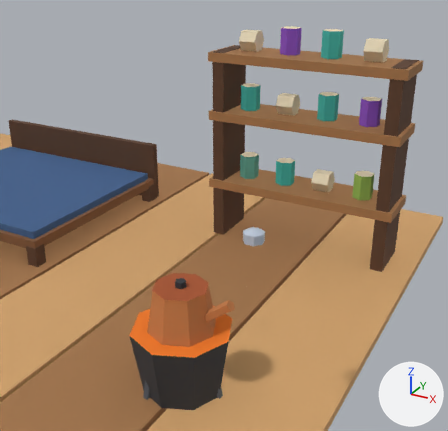
Two versions of the glTF model raccoon/export/bld_infirmary_2x2.glb, one commit apart.
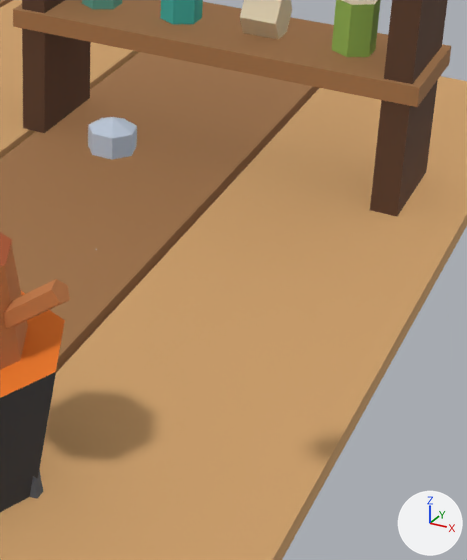
Each version is shown from a 50 mm lens placed at (1.162, -0.475, 0.616), pointed at (0.818, 0.149, 0.304), then close up on the part from 45% to 92% of the width and 41% to 99% of the height. The axes (+X, +Y, +Z) are drawn at lower right. The lights are the same throughout. The last two pictures show the newer version. Where no turn or scale is listed for an object, it has been applied to the vertices. Vertices at exactly the same position are counted once.

Objects in the first close-up: 'bld_infirmary_2x2', 'pr_steam_1' and 1 more.
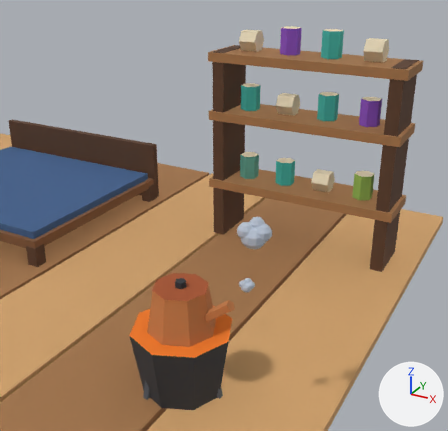
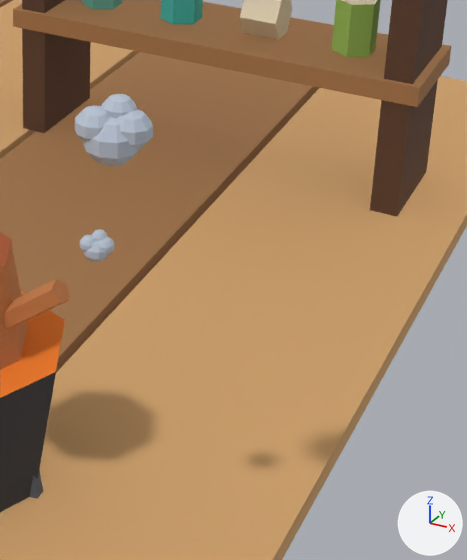
What the commit changed:
me_pr_steam_1 is used by ob_pr_steam_1; parent ob_bld_infirmary_2x2; location (0.861, 0.149, 0.284); scale (0.64, 0.64, 0.64).
me_pr_steam_1 had 16 vertices, 28 faces and spanned x -0.0211..0.0211, y -0.0195..0.0217, z -0.02..0.02.
me_pr_steam_1 now has 168 vertices, 320 faces and spans x -0.0227..0.0246, y -0.019..0.019, z -0.018..0.0278.
me_pr_steam_1 part 1: the whole mesh is rebuilt.
Object 'pr_steam_1' (ob_pr_steam_1) is rescaled from (0.64, 0.64, 0.64) to (0.859, 0.859, 0.859).
Object 'pr_steam_2' (ob_pr_steam_2) is rescaled from (0.0237, 0.0237, 0.0237) to (0.404, 0.404, 0.404).

Pixel boxes (x1, y1, x2, y2) of what changed, in the close-ups (467 x 560 px):
'pr_steam_1', reshaped, rescaled (58% wider, 70% taller)
    before: (88, 117, 137, 159)
    after: (75, 94, 153, 166)
'pr_steam_2', rescaled (not visible before)
    after: (80, 229, 115, 262)
